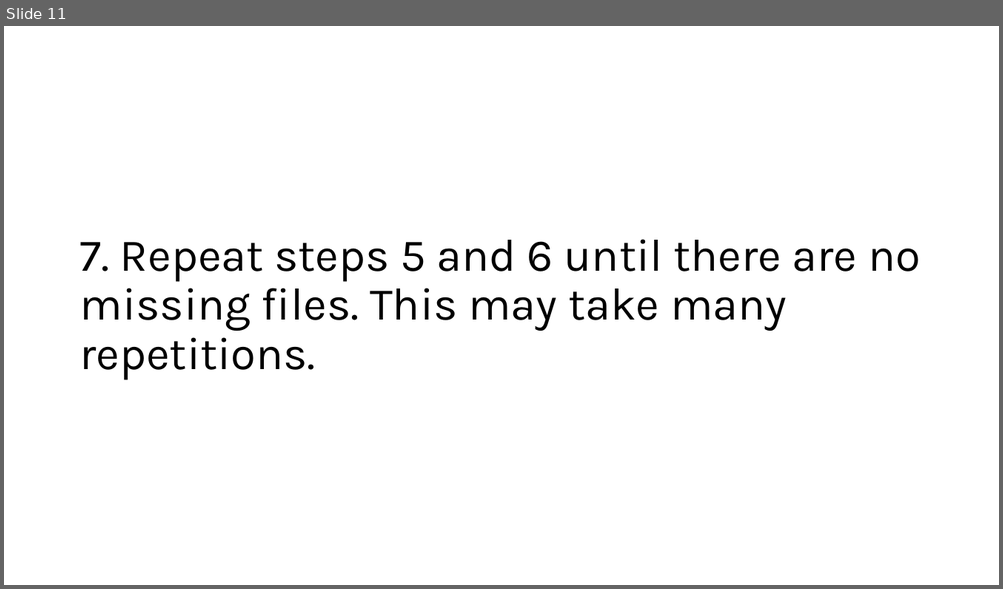
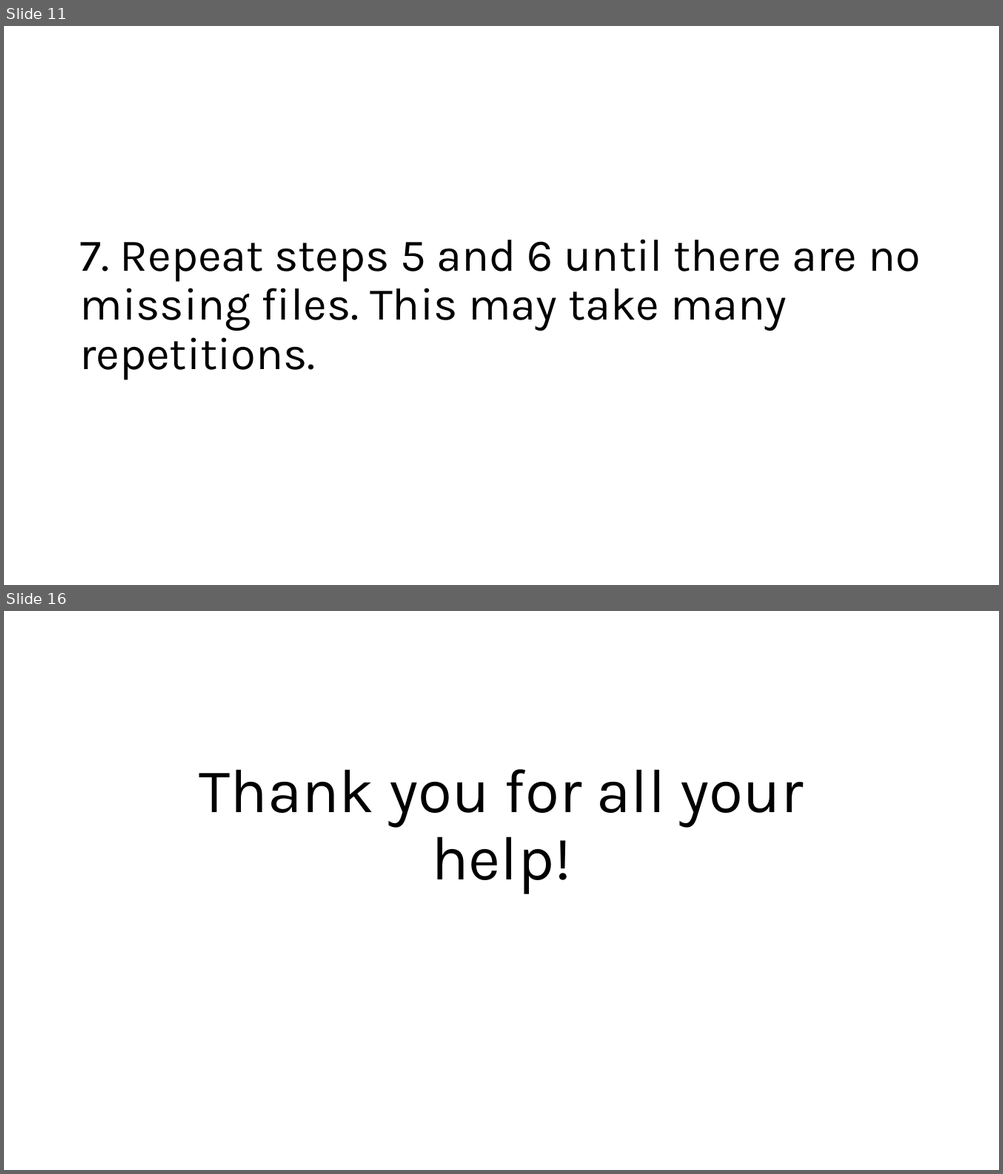
Before and after one commit to eco-kgml/NLDAS2_for_LakeGPT, a slide deck: How_to_NLDAS2 data.pptx. Shown one above the other, each under a label of ours: slide 11 before the commit, slides 11 and 16 after it; the slides between them are not shown. The pictures are 1003x589 and 1003x1174 pixels, drawn with LibreOffice and Linux fonts; fonts in the diff are those of the drawing. Boxes give left, top, right and bottom in pixels: in the first picture for what was removed or moved away, otherwise in the second. Text is boxed around its words. In the diff, an @@ line names an element or a change of style, - is before the commit and + after.

```diff
--- a/How_to_NLDAS2 data.pptx
+++ b/How_to_NLDAS2 data.pptx
@@ slide 16 added at [4, 611, 999, 1170], background #FFFFFF @@
@@ title added at [199, 769, 803, 894], 60 pt, text #000000 @@
+Thank you for all your help!
```
Also in this commit, not shown: 10 slides changed, 1 other slide added, 1 slide removed, 6 other files.
